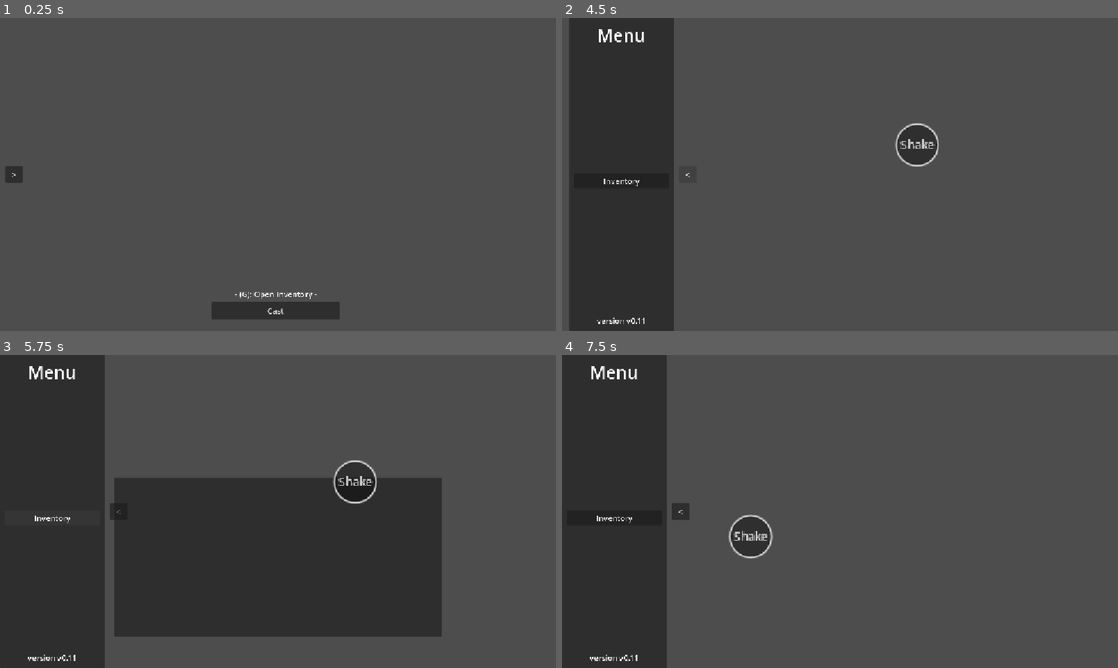
Above: before the commit, frames 1-4 (two rows, left to right).
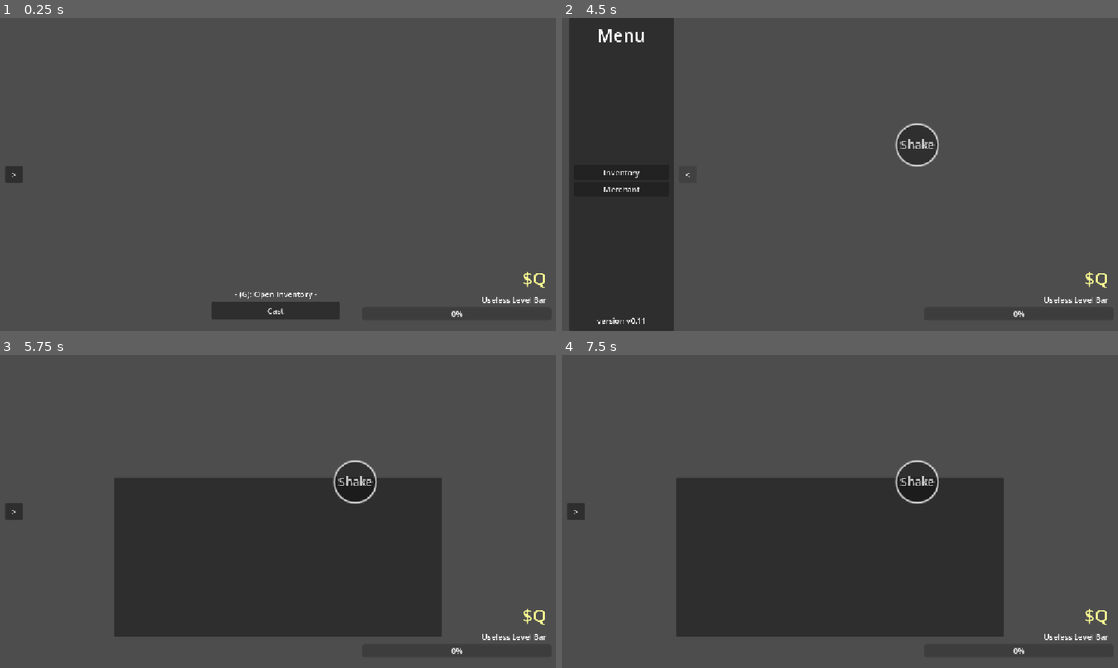
Above: after the commit, the same moments.

Repository: TerraTG/FishSquared
Game: Godot game, scene res://scenes/main.tscn
The game is run twice, just before and just after one commit, with the same random seed, the same clock (stepped at 60 frames per second) and the same inputs. The engine's default icon, where the game draws it, is replaced by a stand-in: a white triangle on a blue panel in a dark square.
Inputs (mouse positions are in pixels of both pictures, inside the frame that each line leads up to):
- Up to frame 1 (0.25 s): no input
- Up to frame 2 (4.5 s): click ">" at 0.5 s; click "<" at 1.25 s; click "Cast" at 2 s; click "Shake" at 2.75 s; click "Shake" at 3.5 s; click ">" at 4.25 s
- Up to frame 3 (5.75 s): click "Inventory" at 5 s
- Up to frame 4 (7.5 s): click "<" (after the commit: ">") at 5.75 s; click (612, 517) at 6.5 s, where only the run before the commit has a clickable "Inventory"; click "Shake" at 7.25 s

The runs differ from the first frame. In frame 1, 0.2% of the frame differs, in the area x 81-99%, y 81-96%; in frame 2, 0.4%; in frame 3, 18%; in frame 4, 48%, in the area x 0-99%, y 0-100%.
Error in both runs: Invalid access to property or key 'Uncommon' on a base object of type 'Dictionary[String, FishList]'. (res://scripts/main.gd:106)

Commit message:
v0.13
useless merchant and UI update

Diff:
--- /dev/null
+++ b/fish-squared/resources/fish/Minnow.tres
@@ -0,0 +1,19 @@
+[gd_resource type="Resource" script_class="FishResource" format=3 uid="uid://btx6nsk3ag280"]
+
+[ext_resource type="Script" uid="uid://bv0tgrfyk38hs" path="res://scripts/resourceScripts/fishResource.gd" id="1_p0b48"]
+[ext_resource type="Texture2D" uid="uid://bj6pr6rocmi33" path="res://sprites/CommonSprite.png" id="2_2ytsc"]
+
+[resource]
+script = ExtResource("1_p0b48")
+texture = ExtResource("2_2ytsc")
+name = "Minnow"
+rarity = "Common"
+speed = 1.75
+resistance = 1.25
+shake_amount = 6
+move_min = 75.0
+move_max = 100.0
+value_per_kg = 12.5
+min_weight = 0.15
+max_weight = 2.5
+metadata/_custom_type_script = "uid://bv0tgrfyk38hs"
--- a/fish-squared/resources/fish/rockFish.tres
+++ b/fish-squared/resources/fish/rockFish.tres
@@ -6,6 +6,7 @@
 [resource]
 script = ExtResource("1_08pse")
 texture = ExtResource("2_2nws7")
+tooltip = "\"A fish made entirely out of rock, I\\ndon't think you can eat it.\""
 name = "Rock Fish"
 rarity = "Common"
 speed = 1.5
--- a/fish-squared/resources/fishlists/commonFish.tres
+++ b/fish-squared/resources/fishlists/commonFish.tres
@@ -3,8 +3,9 @@
 [ext_resource type="Script" uid="uid://cnb433o81skyo" path="res://scripts/resourceScripts/fishList.gd" id="1_dnrbe"]
 [ext_resource type="Script" uid="uid://bv0tgrfyk38hs" path="res://scripts/resourceScripts/fishResource.gd" id="1_syjs4"]
 [ext_resource type="Resource" uid="uid://cobydl4nlc6tj" path="res://resources/fish/rockFish.tres" id="2_oxew8"]
+[ext_resource type="Resource" uid="uid://btx6nsk3ag280" path="res://resources/fish/Minnow.tres" id="3_0j660"]
 
 [resource]
 script = ExtResource("1_dnrbe")
-list = Array[ExtResource("1_syjs4")]([ExtResource("2_oxew8")])
+list = Array[ExtResource("1_syjs4")]([ExtResource("2_oxew8"), ExtResource("3_0j660")])
 metadata/_custom_type_script = "uid://cnb433o81skyo"
--- a/fish-squared/scenes/inventory_cell.tscn
+++ b/fish-squared/scenes/inventory_cell.tscn
@@ -1,11 +1,16 @@
 [gd_scene format=3 uid="uid://diq83ijob6h6u"]
+
+[ext_resource type="Script" uid="uid://dg8kwrc2kyqxr" path="res://scripts/inventory_cell.gd" id="1_qspu0"]
 
 [node name="InventoryCell" type="Button" unique_id=1057469160]
 custom_minimum_size = Vector2(100, 100)
 offset_right = 100.0
 offset_bottom = 100.0
+focus_mode = 1
+focus_behavior_recursive = 2
 text = "q
 "
+script = ExtResource("1_qspu0")
 
 [node name="WeightLabel" type="Label" parent="." unique_id=1823978015]
 layout_mode = 1
@@ -20,7 +25,10 @@
 offset_bottom = -2.0
 grow_horizontal = 0
 grow_vertical = 0
-theme_override_font_sizes/font_size = 8
+theme_override_font_sizes/font_size = 12
 text = "x.xx kg"
 horizontal_alignment = 2
 vertical_alignment = 2
+
+[connection signal="focus_entered" from="." to="." method="_on_focus_entered"]
+[connection signal="mouse_entered" from="." to="." method="_on_mouse_entered"]
--- a/fish-squared/scenes/main.tscn
+++ b/fish-squared/scenes/main.tscn
@@ -6,6 +6,9 @@
 [ext_resource type="PackedScene" uid="uid://dlhe7g5l7qmsw" path="res://scenes/reeling_minigame.tscn" id="3_sugp2"]
 [ext_resource type="Script" uid="uid://byn55ak6aiomy" path="res://scripts/menu_ui.gd" id="5_tbgi4"]
 [ext_resource type="PackedScene" uid="uid://diq83ijob6h6u" path="res://scenes/inventory_cell.tscn" id="6_tefeu"]
+[ext_resource type="Texture2D" uid="uid://ckopy4ci720n2" path="res://icon.svg" id="7_tipki"]
+[ext_resource type="Texture2D" uid="uid://k1omnw0axh72" path="res://sprites/table.png" id="8_85g3d"]
+[ext_resource type="Texture2D" uid="uid://dk4aet3dp2ouf" path="res://sprites/moneyBag.png" id="8_choun"]
 
 [node name="Main" type="Node2D" unique_id=689523077]
 script = ExtResource("1_o5qli")
@@ -54,6 +57,53 @@
 script = ExtResource("5_tbgi4")
 slot_prefab = ExtResource("6_tefeu")
 
+[node name="PlayerUI" type="Control" parent="MenuUI" unique_id=725554988]
+anchors_preset = 0
+offset_right = 40.0
+offset_bottom = 40.0
+
+[node name="Label" type="Label" parent="MenuUI/PlayerUI" unique_id=1688204006]
+layout_mode = 1
+anchors_preset = 3
+anchor_left = 1.0
+anchor_top = 1.0
+anchor_right = 1.0
+anchor_bottom = 1.0
+offset_left = 802.0
+offset_top = 462.0
+offset_right = 1092.0
+offset_bottom = 537.0
+grow_horizontal = 0
+grow_vertical = 0
+theme_override_colors/font_color = Color(1, 1, 0.5803922, 1)
+theme_override_font_sizes/font_size = 36
+text = "$Q"
+horizontal_alignment = 2
+vertical_alignment = 1
+
+[node name="ProgressBar" type="ProgressBar" parent="MenuUI/PlayerUI" unique_id=1792729793]
+layout_mode = 1
+anchors_preset = 3
+anchor_left = 1.0
+anchor_top = 1.0
+anchor_right = 1.0
+anchor_bottom = 1.0
+offset_left = 710.0
+offset_top = 559.0
+offset_right = 1103.0
+offset_bottom = 586.0
+grow_horizontal = 0
+grow_vertical = 0
+
+[node name="Label" type="Label" parent="MenuUI/PlayerUI/ProgressBar" unique_id=1584910116]
+layout_mode = 0
+offset_left = 113.0
+offset_top = -27.0
+offset_right = 382.0
+offset_bottom = -4.0
+text = "Useless Level Bar"
+horizontal_alignment = 2
+
 [node name="MenuToggle" type="Button" parent="MenuUI" unique_id=456973141]
 layout_mode = 1
 anchors_preset = 4
@@ -102,6 +152,11 @@
 layout_mode = 2
 text = "Inventory"
 
+[node name="Merchant" type="Button" parent="MenuUI/MenuPanel/MarginContainer/VBoxContainer" unique_id=180930915]
+custom_minimum_size = Vector2(0, 25)
+layout_mode = 2
+text = "Merchant"
+
 [node name="Control2" type="Control" parent="MenuUI/MenuPanel/MarginContainer/VBoxContainer" unique_id=105548782]
 layout_mode = 2
 size_flags_vertical = 3
@@ -139,10 +194,110 @@
 theme_override_constants/margin_right = 10
 theme_override_constants/margin_bottom = 10
 
-[node name="GridContainer" type="GridContainer" parent="MenuUI/InventoryPanel/MarginContainer" unique_id=1479848100]
-layout_mode = 2
-columns = 8
+[node name="ScrollContainer" type="ScrollContainer" parent="MenuUI/InventoryPanel/MarginContainer" unique_id=1762137555]
+layout_mode = 2
+
+[node name="GridContainer" type="GridContainer" parent="MenuUI/InventoryPanel/MarginContainer/ScrollContainer" unique_id=1479848100]
+layout_mode = 2
+columns = 6
+metadata/_edit_use_anchors_ = true
+
+[node name="MerchantPanel" type="Panel" parent="MenuUI" unique_id=263967956]
+layout_mode = 1
+anchors_preset = 8
+anchor_left = 0.5
+anchor_top = 0.5
+anchor_right = 0.5
+anchor_bottom = 0.5
+offset_left = -495.0
+offset_top = -870.0
+offset_right = 495.0
+offset_bottom = -350.0
+grow_horizontal = 2
+grow_vertical = 2
+
+[node name="MerchantClose" type="Button" parent="MenuUI/MerchantPanel" unique_id=1181756545]
+layout_mode = 1
+anchors_preset = 1
+anchor_left = 1.0
+anchor_right = 1.0
+offset_left = -41.0
+offset_top = 5.0
+offset_right = -5.0
+offset_bottom = 41.0
+grow_horizontal = 0
+text = "X"
+
+[node name="TextureRect2" type="TextureRect" parent="MenuUI/MerchantPanel" unique_id=33262903]
+layout_mode = 0
+offset_left = 73.0
+offset_top = 28.0
+offset_right = 337.0
+offset_bottom = 292.0
+texture = ExtResource("7_tipki")
+
+[node name="TextureRect3" type="TextureRect" parent="MenuUI/MerchantPanel" unique_id=800203390]
+layout_mode = 0
+offset_left = 316.0
+offset_top = 173.0
+offset_right = 1082.0
+offset_bottom = 1336.0
+scale = Vector2(0.25, 0.25)
+texture = ExtResource("8_choun")
+
+[node name="TextureRect" type="TextureRect" parent="MenuUI/MerchantPanel" unique_id=1092616617]
+layout_mode = 0
+offset_left = 38.999996
+offset_top = 234.0
+offset_right = 1865.0
+offset_bottom = 1475.0
+scale = Vector2(0.2, 0.2)
+texture = ExtResource("8_85g3d")
+
+[node name="Panel" type="Panel" parent="MenuUI/MerchantPanel" unique_id=1051582690]
+layout_mode = 0
+offset_left = 35.0
+offset_top = -224.0
+offset_right = 75.0
+
+[node name="Panel" type="Panel" parent="MenuUI/MerchantPanel/Panel" unique_id=1734818679]
+layout_mode = 0
+offset_left = 874.0
+offset_right = 914.0
+offset_bottom = 224.0
+
+[node name="Label" type="Label" parent="MenuUI/MerchantPanel" unique_id=910186195]
+layout_mode = 0
+offset_left = 421.0
+offset_top = 12.0
+offset_right = 904.0
+offset_bottom = 111.0
+theme_override_font_sizes/font_size = 72
+text = "The Merchant"
+
+[node name="VBoxContainer" type="VBoxContainer" parent="MenuUI/MerchantPanel" unique_id=41180450]
+layout_mode = 1
+anchors_preset = 6
+anchor_left = 1.0
+anchor_top = 0.5
+anchor_right = 1.0
+anchor_bottom = 0.5
+offset_left = -448.0
+offset_top = -127.0
+offset_right = -61.0
+offset_bottom = 194.0
+grow_horizontal = 0
+grow_vertical = 2
+alignment = 1
+
+[node name="Button" type="Button" parent="MenuUI/MerchantPanel/VBoxContainer" unique_id=378865841]
+custom_minimum_size = Vector2(0, 75)
+layout_mode = 2
+theme_override_font_sizes/font_size = 24
+text = "Sell Fish"
 
 [connection signal="pressed" from="CastButton" to="." method="_on_button_pressed"]
 [connection signal="pressed" from="MenuUI/MenuToggle" to="MenuUI" method="_on_menu_toggle_pressed"]
 [connection signal="pressed" from="MenuUI/MenuPanel/MarginContainer/VBoxContainer/Inventory" to="MenuUI" method="_on_inventory_pressed"]
+[connection signal="pressed" from="MenuUI/MenuPanel/MarginContainer/VBoxContainer/Merchant" to="MenuUI" method="_on_merchant_pressed"]
+[connection signal="pressed" from="MenuUI/MerchantPanel/MerchantClose" to="MenuUI" method="_on_merchant_close_pressed"]
--- /dev/null
+++ b/fish-squared/scripts/inventory_cell.gd
@@ -0,0 +1,3 @@
+extends Button
+
+var resource: FishResource
--- a/fish-squared/scripts/menu_ui.gd
+++ b/fish-squared/scripts/menu_ui.gd
@@ -3,18 +3,26 @@
 @onready var menu_toggle: Button = $MenuToggle
 @onready var menu_panel: Panel = $MenuPanel
 @onready var inventory_panel: Panel = $InventoryPanel
-@onready var grid_container: GridContainer = $InventoryPanel/MarginContainer/GridContainer
+@onready var grid_container: GridContainer = $InventoryPanel/MarginContainer/ScrollContainer/GridContainer
+@onready var merchant_panel: Panel = $MerchantPanel
 
 @export var slot_prefab: PackedScene
 
 var toggled = false
 var inv_toggled = false
+var in_merchant = false
 
 func _input(event: InputEvent) -> void:
 	if event.is_action_pressed("Inventory Open"):
+		if toggled == true:
+			menu_toggle_func()
 		inv_toggle()
 
 func _on_menu_toggle_pressed() -> void:
+	if !inv_toggled && !in_merchant:
+		menu_toggle_func()
+
+func menu_toggle_func():
 	toggled = true if toggled == false else false
 	match toggled:
 		true:
@@ -46,10 +54,33 @@
 
 	for i in InventoryManager.fish_inv:
 		var slot = slot_prefab.instantiate()
+		slot.resource = i
 		grid_container.add_child(slot)
 
 		slot.text = i.name
 		slot.get_node("WeightLabel").text = str(i.weight) + " kg"
 
 func _on_inventory_pressed() -> void:
+	if toggled:
+		menu_toggle_func()
 	inv_toggle()
+
+func toggle_merchant() -> void:
+	in_merchant = true if in_merchant == false else false
+	match in_merchant:
+		true:
+			menu_toggle_func()
+			var tween = create_tween()
+
+			tween.set_parallel().tween_property(merchant_panel, "position", Vector2(merchant_panel.position.x, 81), 0.25).set_ease(Tween.EASE_OUT).set_trans(Tween.TRANS_BACK)
+		false:
+			var tween = create_tween()
+
+			tween.set_parallel().tween_property(merchant_panel, "position", Vector2(merchant_panel.position.x, -546), 0.25).set_ease(Tween.EASE_IN).set_trans(Tween.TRANS_BACK)
+
+
+func _on_merchant_pressed() -> void:
+	toggle_merchant()
+
+func _on_merchant_close_pressed() -> void:
+	toggle_merchant()
--- a/fish-squared/scripts/reeling_minigame.gd
+++ b/fish-squared/scripts/reeling_minigame.gd
@@ -99,10 +99,9 @@
 
 func check_if_hit_edge() -> String:
 	if (fish_icon.position.x > bar_background.position.x):
-		return "None"
+		if fish_icon.position.x + fish_icon.size.x < (bar_background.position.x + bar_background.size.x) - 10:
+			return "None"
+		else:
+			return "Right"
 	else:
 		return "Left"
-	if fish_icon.position.x + fish_icon.size.x < (bar_background.position.x + bar_background.size.x) - 10:
-		return "None"
-	else:
-		return "Right"
--- a/fish-squared/scripts/resourceScripts/fishResource.gd
+++ b/fish-squared/scripts/resourceScripts/fishResource.gd
@@ -2,6 +2,7 @@
 extends Resource
 
 @export var texture: Texture2D
+@export var tooltip: String
 @export var name: String = ""
 @export var rarity: String = ""
 @export var speed: float = 1
Not shown, added: fish-squared/scripts/inventory_cell.gd.uid
Binary file added: fish-squared/sprites/moneyBag.png
Not shown, added: fish-squared/sprites/moneyBag.png.import
Binary file added: fish-squared/sprites/table.png
Not shown, added: fish-squared/sprites/table.png.import
